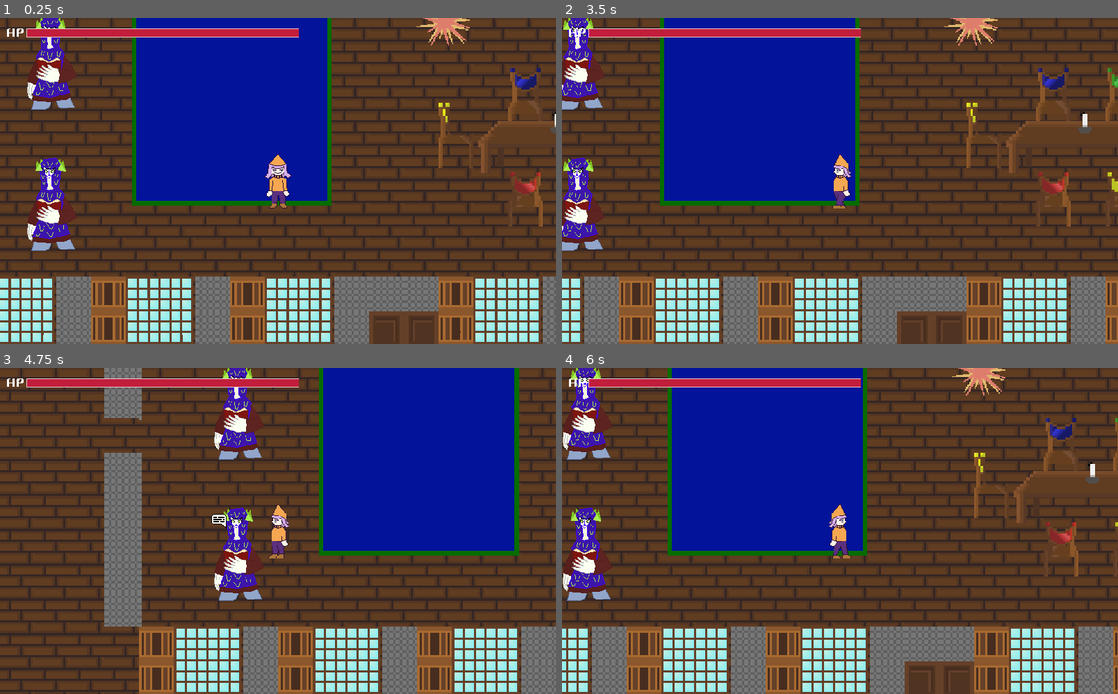
Above: before the commit, frames 1-4 (two rows, left to right).
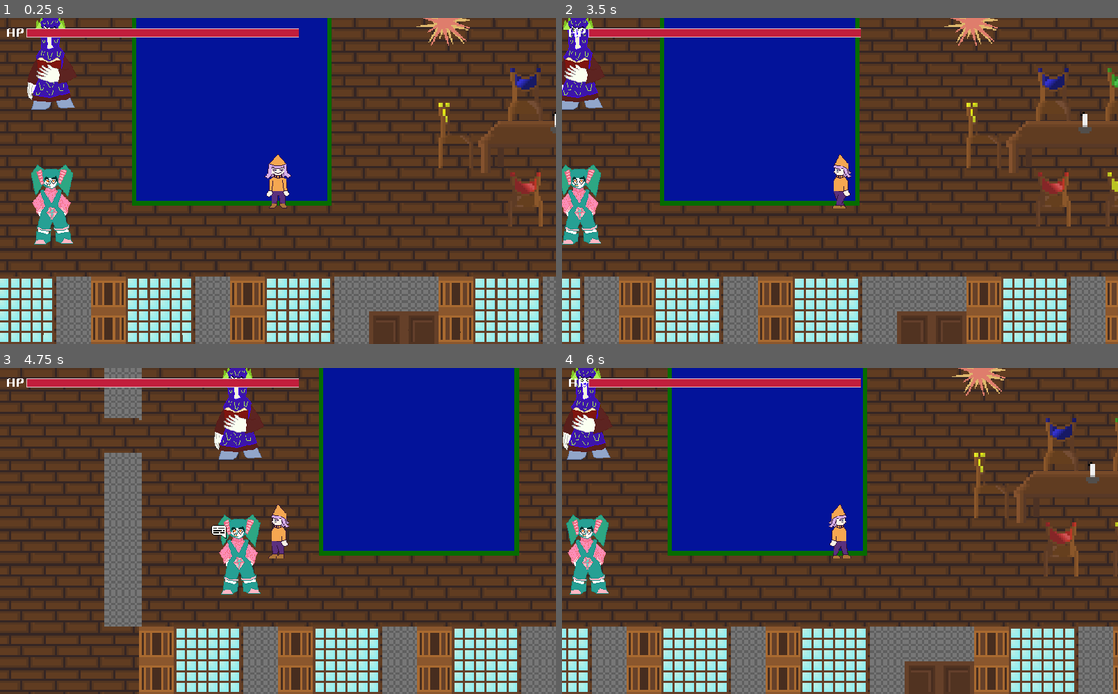
Above: after the commit, the same moments.

Repository: InKeaton/TheLibrarian
Game: Godot game, scene res://main.tscn
Two runs of this game, one before a commit and one after it. Both use one fixed random seed, a clock stepped at 60 frames per second and the inputs below. Sound files missing from this copy of the repository are replaced by a short silence.
Inputs:
- Up to frame 1 (0.25 s): no input
- Up to frame 2 (3.5 s): tap Enter at 0.5 s; hold Right (choice_right_down) 0.53-2.78 s; tap X (sprint) at 0.6, 2.1 s; tap Z (talk) at 1.35, 2.85 s; tap Space at 2 s; hold Left (choice_left_up) from 2.78 s (still down)
- Up to frame 3 (4.75 s): keep holding Left (choice_left_up); tap X (sprint) at 3.6 s; tap Z (talk) at 4.35 s
- Up to frame 4 (6 s): tap Enter at 5 s; release Left (choice_left_up) at 5.03 s; hold Right (choice_right_down) from 5.03 s (still down); tap X (sprint) at 5.1 s; tap Z (talk) at 5.85 s

The runs differ from the first frame. In frame 1, 1.8% of the frame differs, in the area x 4-14%, y 42-72%; in frame 2, 1.7%; in frame 3, 1.9%, in the area x 38-48%, y 42-72%; in frame 4, 1.8%.

Commit message:
ADD: New animation method for NPCs

Diff:
--- a/NPC/NPC.gd
+++ b/NPC/NPC.gd
@@ -6,6 +6,9 @@
 
 # Called when the node enters the scene tree for the first time.
 func _ready():
+	# carica spritesheet
+	$Sprite.texture = load(data.spritesheet_path)
+	# carica dialogo
 	var jsonfile = File.new()
 	jsonfile.open(data.dialogue_path, File.READ)
 	_dialogue = parse_json(jsonfile.get_as_text())
--- a/NPC/NPC.tscn
+++ b/NPC/NPC.tscn
@@ -1,18 +1,10 @@
-[gd_scene load_steps=5 format=2]
+[gd_scene load_steps=4 format=2]
 
 [ext_resource path="res://_sprites/chrctrs/MadonnaStill.png" type="Texture" id=1]
 [ext_resource path="res://NPC/NPC.gd" type="Script" id=2]
 
 [sub_resource type="RectangleShape2D" id=2]
 extents = Vector2( 47.2143, 86.5 )
-
-[sub_resource type="SpriteFrames" id=1]
-animations = [ {
-"frames": [ ExtResource( 1 ) ],
-"loop": true,
-"name": "default",
-"speed": 5.0
-} ]
 
 [node name="NPC" type="StaticBody2D" groups=["Character"]]
 position = Vector2( 551, 431 )
@@ -22,5 +14,7 @@
 position = Vector2( -0.785675, -0.500015 )
 shape = SubResource( 2 )
 
-[node name="AnimatedSprite" type="AnimatedSprite" parent="."]
-frames = SubResource( 1 )
+[node name="Sprite" type="Sprite" parent="."]
+texture = ExtResource( 1 )
+
+[node name="AnimationPlayer" type="AnimationPlayer" parent="."]
--- a/main.tscn
+++ b/main.tscn
@@ -10,11 +10,19 @@
 [ext_resource path="res://NPC/Madonna_data.tres" type="Resource" id=8]
 [ext_resource path="res://tileset.tres" type="TileSet" id=9]
 [ext_resource path="res://_assets/tileset_librarian_2.png" type="Texture" id=10]
+[ext_resource path="res://_class_prototypes/NPC_data.gd" type="Script" id=11]
 
 [sub_resource type="RectangleShape2D" id=1]
 extents = Vector2( 24.8333, 8.08333 )
 
-[node name="start" type="Node"]
+[sub_resource type="Resource" id=2]
+script = ExtResource( 11 )
+spritesheet_path = "res://_sprites/chrctrs/EugeniaStill.png"
+dialogue_path = "res://_data/madonna.json"
+timeline_id = "0"
+bubble_pos = Vector2( -55, -60 )
+
+[node name="main" type="Node"]
 script = ExtResource( 5 )
 
 [node name="TileMap_under" type="TileMap" parent="."]
@@ -72,13 +80,13 @@
 [node name="Player" parent="." instance=ExtResource( 2 )]
 scale = Vector2( 1, 1 )
 
-[node name="NPC" parent="." instance=ExtResource( 3 )]
+[node name="Madonna" parent="." instance=ExtResource( 3 )]
 position = Vector2( 184, 183 )
 data = ExtResource( 8 )
 
-[node name="NPC2" parent="." instance=ExtResource( 3 )]
+[node name="Eugenia" parent="." instance=ExtResource( 3 )]
 position = Vector2( 184, 443 )
-data = ExtResource( 8 )
+data = SubResource( 2 )
 
 [node name="DialogueManager" parent="." instance=ExtResource( 6 )]
 
Binary file added: _sprites/chrctrs/EugeniaStill.png
Not shown, added: _sprites/chrctrs/EugeniaStill.png.import
Not shown: 1 places in main.tscn that only renumber resources
